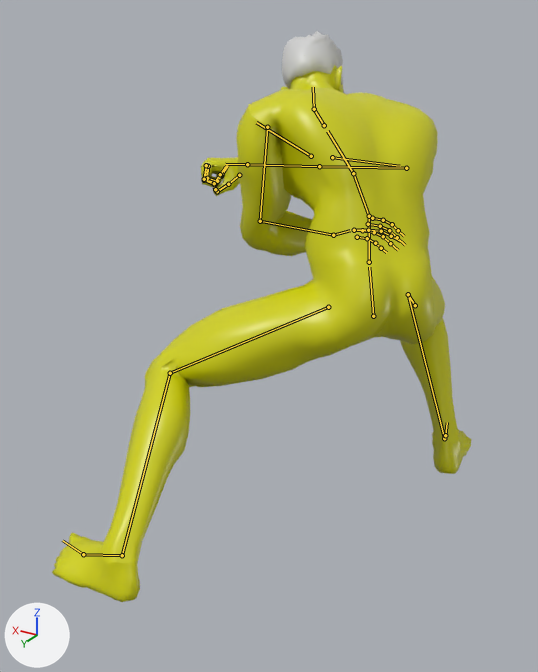
An edit to the glTF model assets/models/character/guardian.glb, drawn before and after from the same camera.
Camera for both pictures: a 50 mm lens placed at (-0.732, 1.515, 1.154), pointed at (0.085, 0.153, 0.473). Lighting does not change. The marker at lower left points along +X, +Y and +Z. The picture after the commit comes second. Both versions are drawn at frame 16 of the action 'SwordSlash'; the numbers are the values there. The bones that change, and the others that lie on the model, are drawn over the model as lines.

Names of what the first picture shows: 'StoneGuardian'.
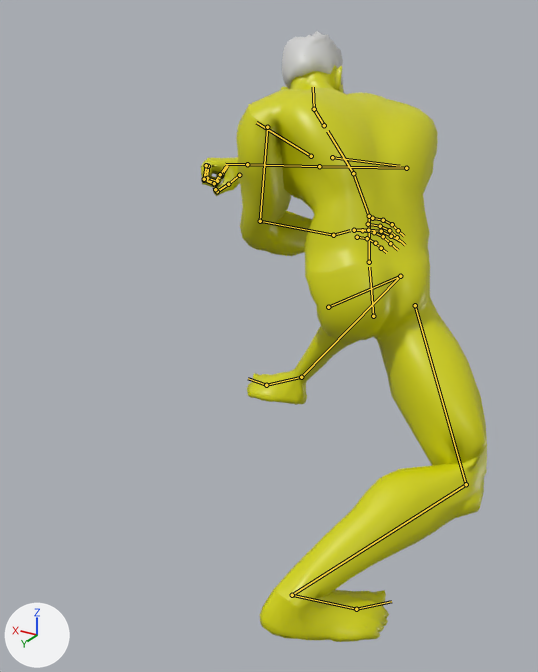
Location of each change, (x1, y1, x2, y2) in pixels of the pictures (538 x 672 px):
'StoneGuardian', posed (32% narrower, 7% taller)
    before: (52, 31, 472, 602)
    after: (201, 31, 487, 642)
bone 'thigh_l', root to tip
    before: (328, 307) to (170, 373)
    after: (328, 307) to (400, 276)
bone 'calf_l', root to tip
    before: (170, 373) to (122, 555)
    after: (400, 276) to (301, 377)
bone 'foot_l', root to tip
    before: (122, 555) to (83, 554)
    after: (301, 377) to (266, 385)
bone 'thigh_r', root to tip
    before: (415, 305) to (408, 294)
    after: (415, 305) to (466, 484)
bone 'calf_r', root to tip
    before: (408, 294) to (444, 438)
    after: (466, 484) to (292, 595)
bone 'foot_r', root to tip
    before: (444, 438) to (445, 435)
    after: (292, 595) to (356, 609)

The change in detail:
Bone 'thigh_l' (bone_thigh_l) turns from (-35, -15, -48) to (-125, 44, -37) degrees about its own x, y and z.
Bone 'calf_l' (bone_calf_l) turns from (70, -6, 1) to (83, 16, -5) degrees about its own x, y and z.
Bone 'foot_l' (bone_foot_l) turns from (-37, -37, 42) to (62, -31, -84) degrees about its own x, y and z.
Bone 'thigh_r' (bone_thigh_r) turns from (-72, 25, 34) to (32, 18, 14) degrees about its own x, y and z.
Bone 'calf_r' (bone_calf_r) turns from (119, 14, -1) to (99, 79, 29) degrees about its own x, y and z.
Bone 'foot_r' (bone_foot_r) turns from (-46, 16, -12) to (-61, -3, -54) degrees about its own x, y and z.
